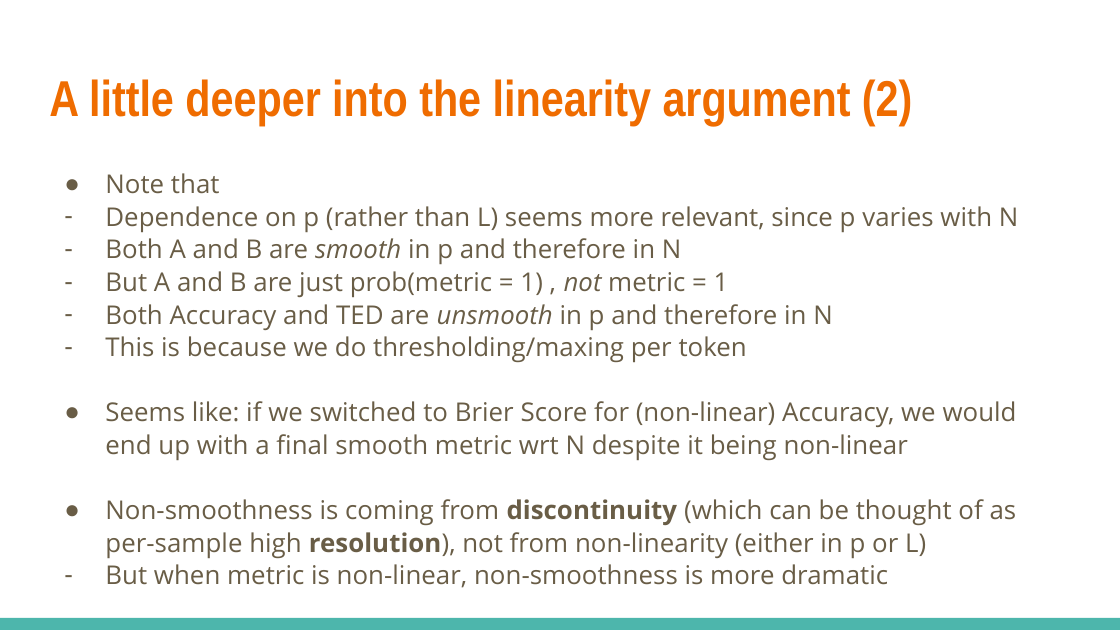
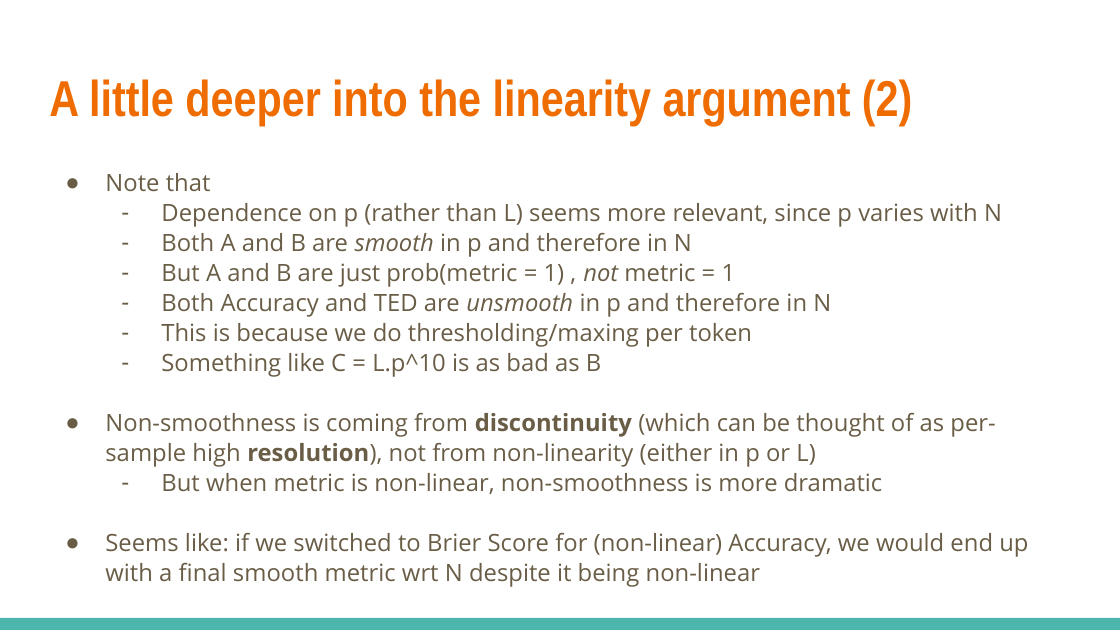
Before and after one commit to JHU-CLSP/csci-601-771-self-supervised-models, a slide deck: slide 11 of fa2024/files/presentations/9-19-EmergentAbility-Zhong-Bafna.pptx. Drawn at 1120x630 pixels with LibreOffice and Linux fonts; fonts in the diff are those of the drawing. Boxes give left, top, right and bottom in pixels: in the first picture for what was removed or moved away, otherwise in the second. Text is boxed around its words. In the diff, an @@ line names an element or a change of style, - is before the commit and + after.

```diff
--- a/fa2024/files/presentations/9-19-EmergentAbility-Zhong-Bafna.pptx
+++ b/fa2024/files/presentations/9-19-EmergentAbility-Zhong-Bafna.pptx
@@ text at [105, 173, 1002, 494]: size 16.6 to 15.3 pt in "Note that", "Dependence on p (rather than L) seems ...", "Both A and B are smooth in ...", "But A and B are just prob(metric ..." and 4 more places; indent changed @@
@@ text at [161, 353, 601, 377]: text changed; size 16.6 to 15.3 pt @@
-● Seems like: if we switched to Brier Score for (non-linear) Accuracy, we would end up with a final smooth metric wrt N despite it being non-linear
+– Something like C = L.p^10 is as bad as B
@@ text at [105, 533, 1028, 587]: paragraph added @@
+● Seems like: if we switched to Brier Score for (non-linear) Accuracy, we would end up with a final smooth metric wrt N despite it being non-linear
```
Also in this commit, not shown: 12 other slides changed, 18 slides added, 5 slides removed, 1 other file.
